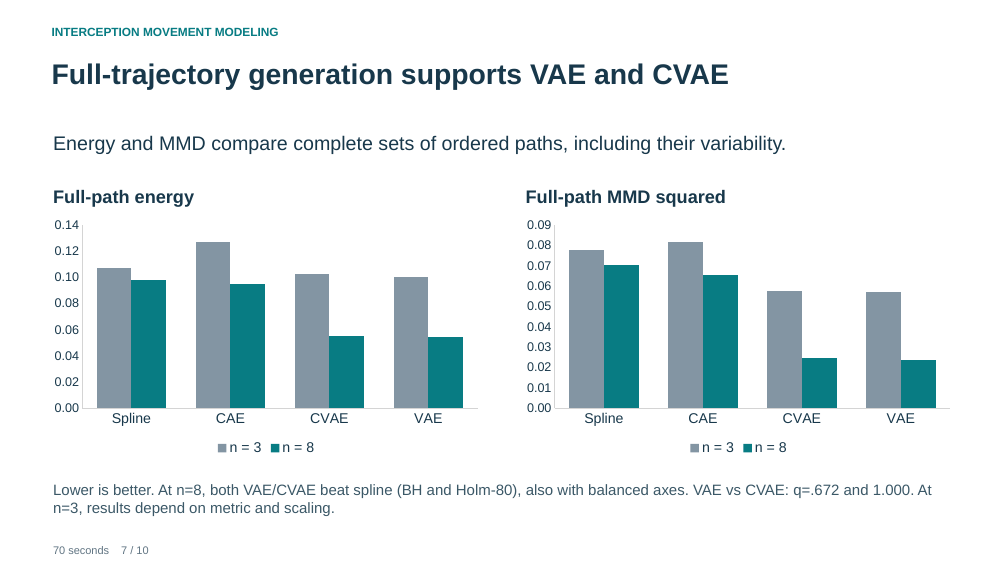
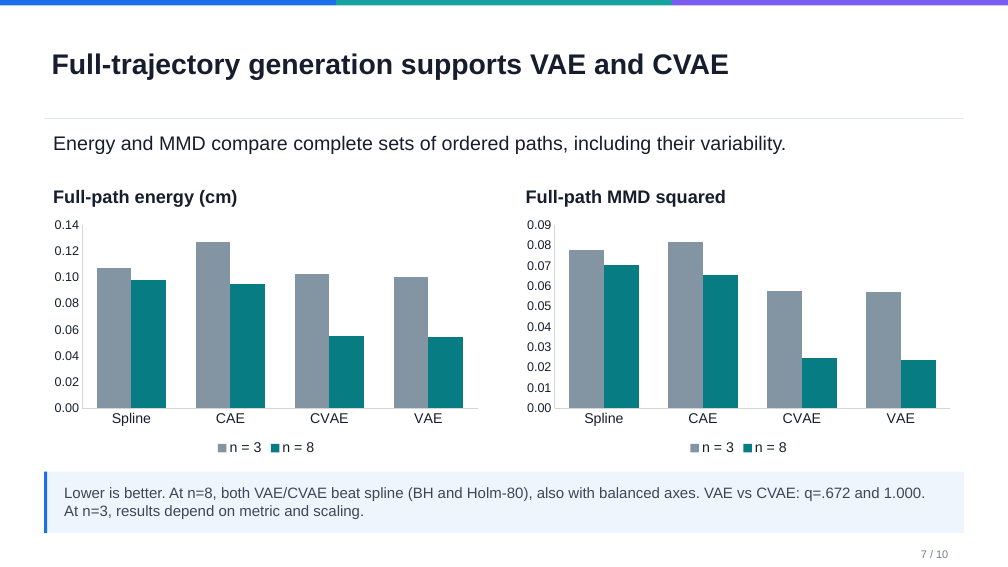
Before and after one commit to pazflashner/interception-movements-dl, a slide deck: slide 7 of production/Interception_Movements_Course_Presentation.pptx. Drawn at 1008x567 pixels with LibreOffice and Linux fonts; fonts in the diff are those of the drawing. Boxes give left, top, right and bottom in pixels: in the first picture for what was removed or moved away, otherwise in the second. Text is boxed around its words. In the diff, an @@ line names an element or a change of style, - is before the commit and + after.

Commit message:
Polish course report and deck with confirmed lab units and Paz design

```diff
--- a/production/Interception_Movements_Course_Presentation.pptx
+++ b/production/Interception_Movements_Course_Presentation.pptx
@@ rectangle added at (x1=0, y1=0, x2=336, y2=5), fill #1B6FEA @@
@@ text removed at (x1=52, y1=27, x2=279, y2=36) @@
-INTERCEPTION MOVEMENT MODELING
@@ rectangle added at (x1=336, y1=0, x2=671, y2=5), fill #17A2A2 @@
@@ rectangle added at (x1=672, y1=0, x2=1008, y2=5), fill #7A5CF0 @@
@@ text colour #18384B to #161E2E in 3 elements at (x1=53, y1=135, x2=787, y2=154), (x1=526, y1=190, x2=726, y2=207), (x1=52, y1=53, x2=729, y2=80) @@
@@ text "Full-trajectory generation supports VAE and ..." moved from (x1=52, y1=63, x2=729, y2=89) to (x1=52, y1=53, x2=729, y2=80) @@
@@ rectangle added at (x1=44, y1=118, x2=964, y2=119), fill #E1E6EC @@
@@ text at (x1=53, y1=190, x2=237, y2=207): text changed; text colour #18384B to #161E2E @@
-Full-path energy
+Full-path energy (cm)
@@ column chart at (x1=45, y1=213, x2=486, y2=459) @@
@@ legend changed @@
@@ category axis changed @@
@@ value axis changed @@
@@ column chart at (x1=518, y1=213, x2=959, y2=459) @@
@@ legend changed @@
@@ category axis changed @@
@@ value axis changed @@
@@ rectangle added at (x1=44, y1=472, x2=964, y2=533), fill #EFF5FC @@
@@ rectangle added at (x1=44, y1=472, x2=47, y2=533), fill #1B6FEA @@
@@ text "Lower is better. At n=8, ..." moved from (x1=53, y1=484, x2=932, y2=516) to (x1=64, y1=487, x2=926, y2=519) @@
@@ text "Lower is better. At n=8, ..." at (x1=64, y1=487, x2=926, y2=519): text colour #3B5867 to #3D4756 @@
@@ text at (x1=921, y1=550, x2=948, y2=558): text changed; text colour #617583 to #737E8B @@
-70 seconds 7 / 10
+7 / 10
```
Also in this commit, not shown: 9 other slides changed, 27 other files.
